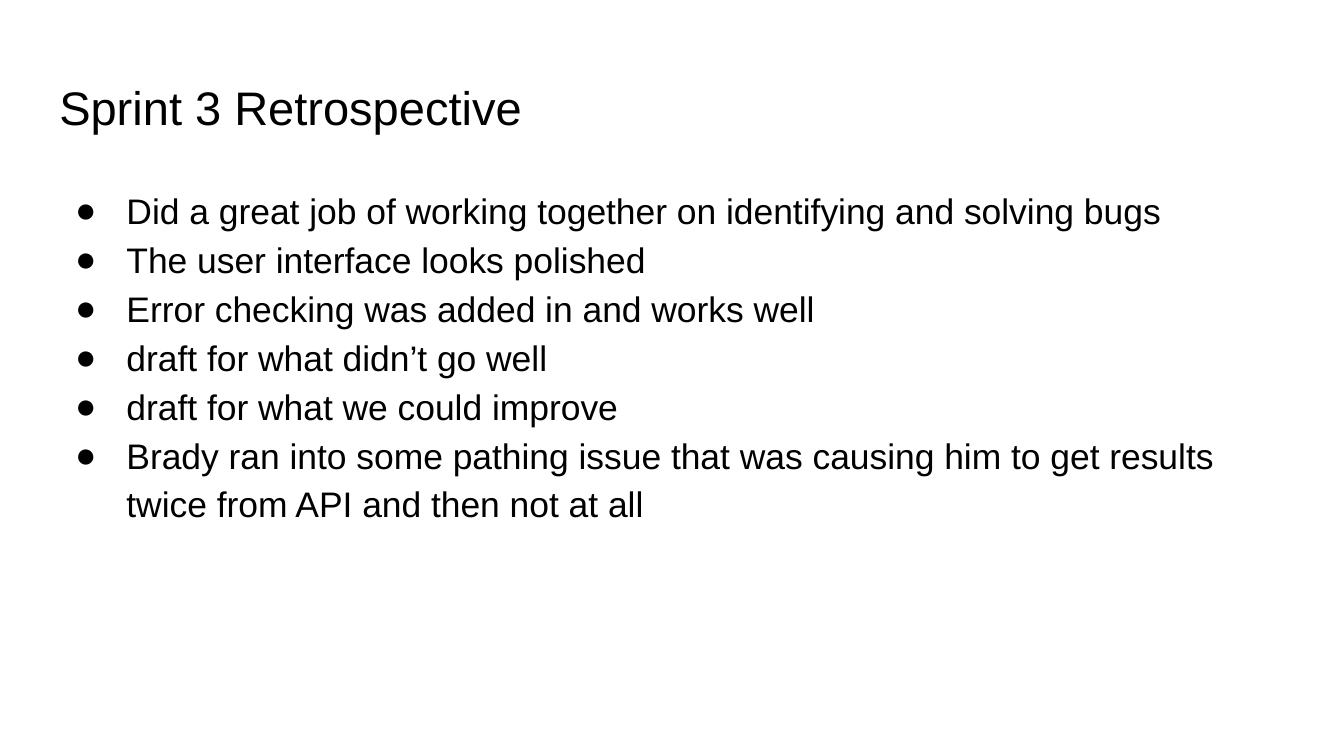
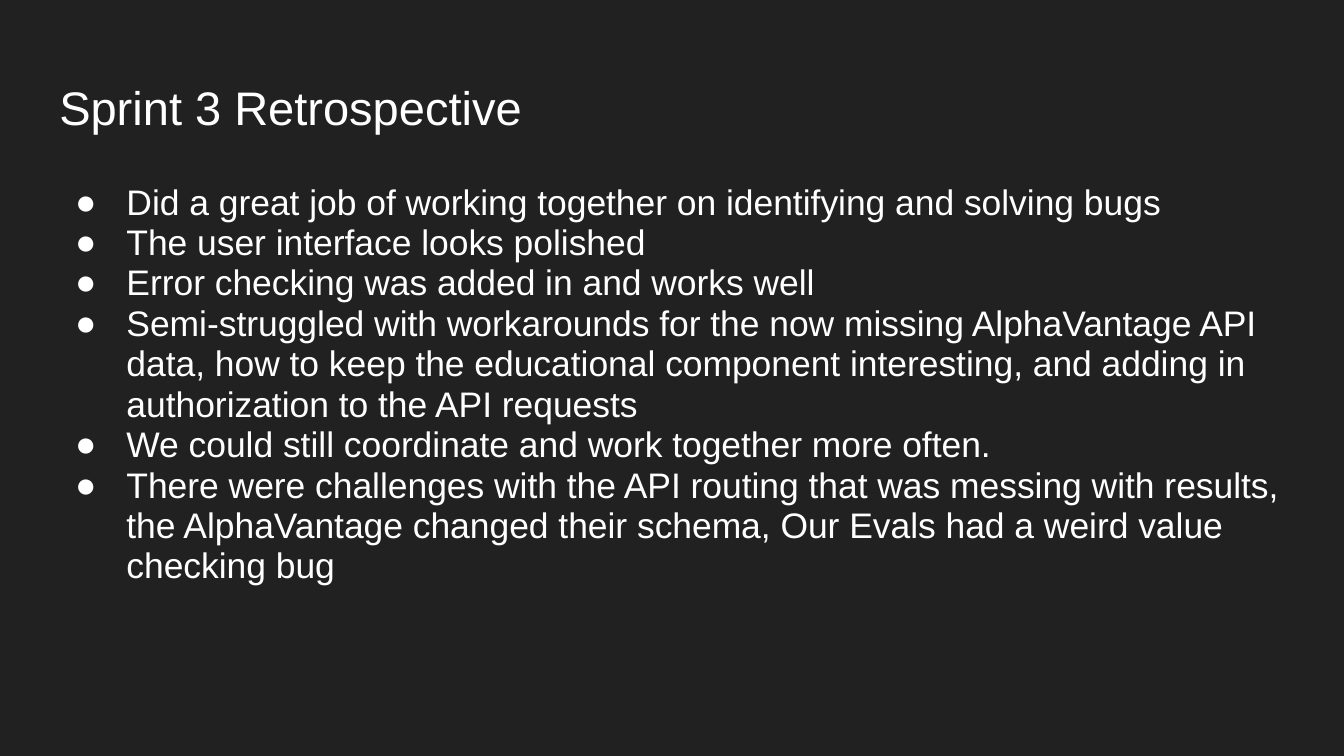
Before and after one commit to Asetka/Stocko, a slide deck: slide 6 of sprint_deliverables/Sprint3Deliverables/Stocko Sprint 3.pptx. Drawn at 1344x756 pixels with LibreOffice and Linux fonts; fonts in the diff are those of the drawing; background and template pictures are left out. Boxes give left, top, right and bottom in pixels: in the first picture for what was removed or moved away, otherwise in the second. Text is boxed around its words. In the diff, an @@ line names an element or a change of style, - is before the commit and + after.

```diff
--- a/sprint_deliverables/Sprint3Deliverables/Stocko Sprint 3.pptx
+++ b/sprint_deliverables/Sprint3Deliverables/Stocko Sprint 3.pptx
@@ background #FFFFFF to #212121 @@
@@ title "Sprint 3 Retrospective" at bbox=[59, 91, 521, 134]: text colour #000000 to #FFFFFF @@
@@ text at bbox=[126, 189, 1161, 303]: text colour #000000 to #FFFFFF in "Did a great job of working together ...", "The user interface looks polished", "Error checking was added in and works ..."; line spacing 1.15 to 0.95; bullet colour #000000 to #FFFFFF @@
@@ text at bbox=[126, 310, 1278, 586]: text changed; text colour #000000 to #FFFFFF @@
-● draft for what didn’t go well
-● draft for what we could improve
-● Brady ran into some pathing issue that was causing him to get results twice from API and then not at all
+● Semi-struggled with workarounds for the now missing AlphaVantage API data, how to keep the educational component interesting, and adding in authorization to the API requests
+● We could still coordinate and work together more often.
+● There were challenges with the API routing that was messing with results, the AlphaVantage changed their schema, Our Evals had a weird value checking bug
```
Also in this commit, not shown: 9 other slides changed, 1 slide added, 2 slides removed, 2 other files.
